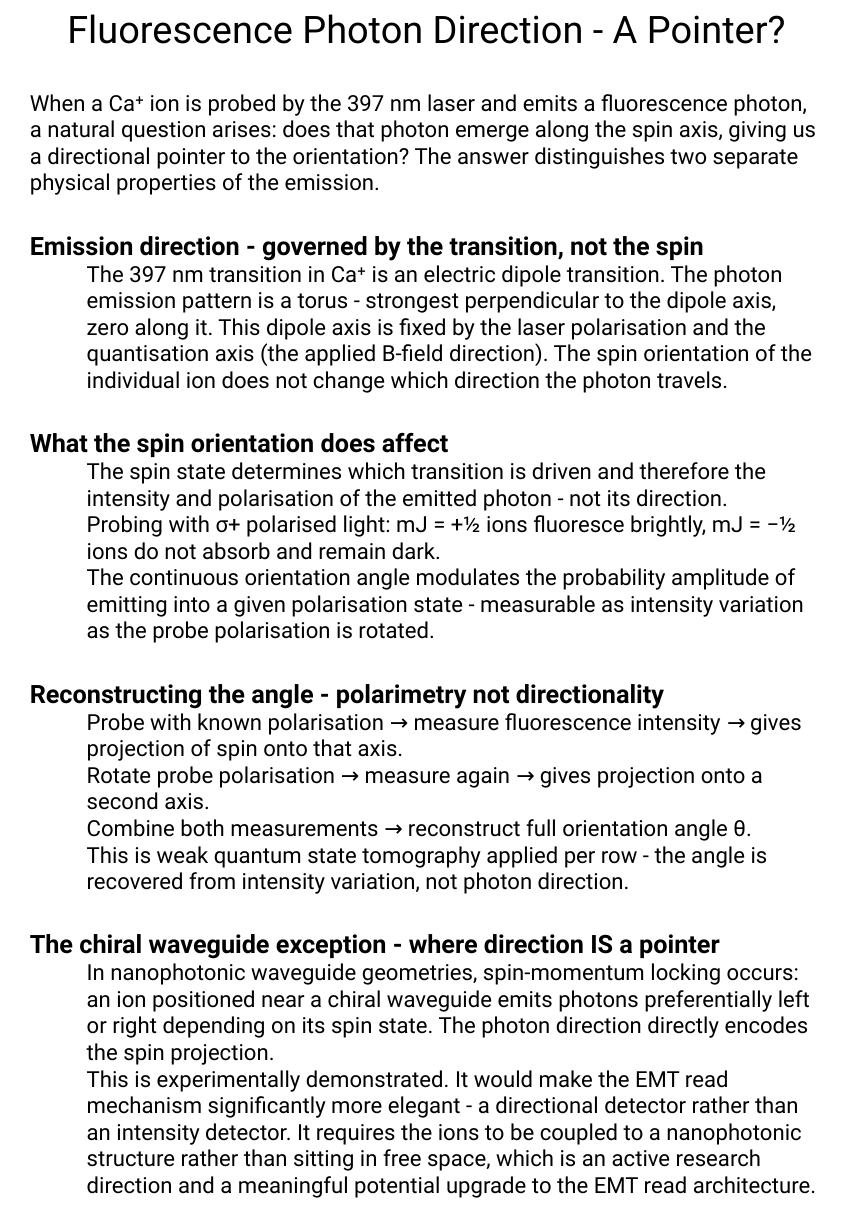
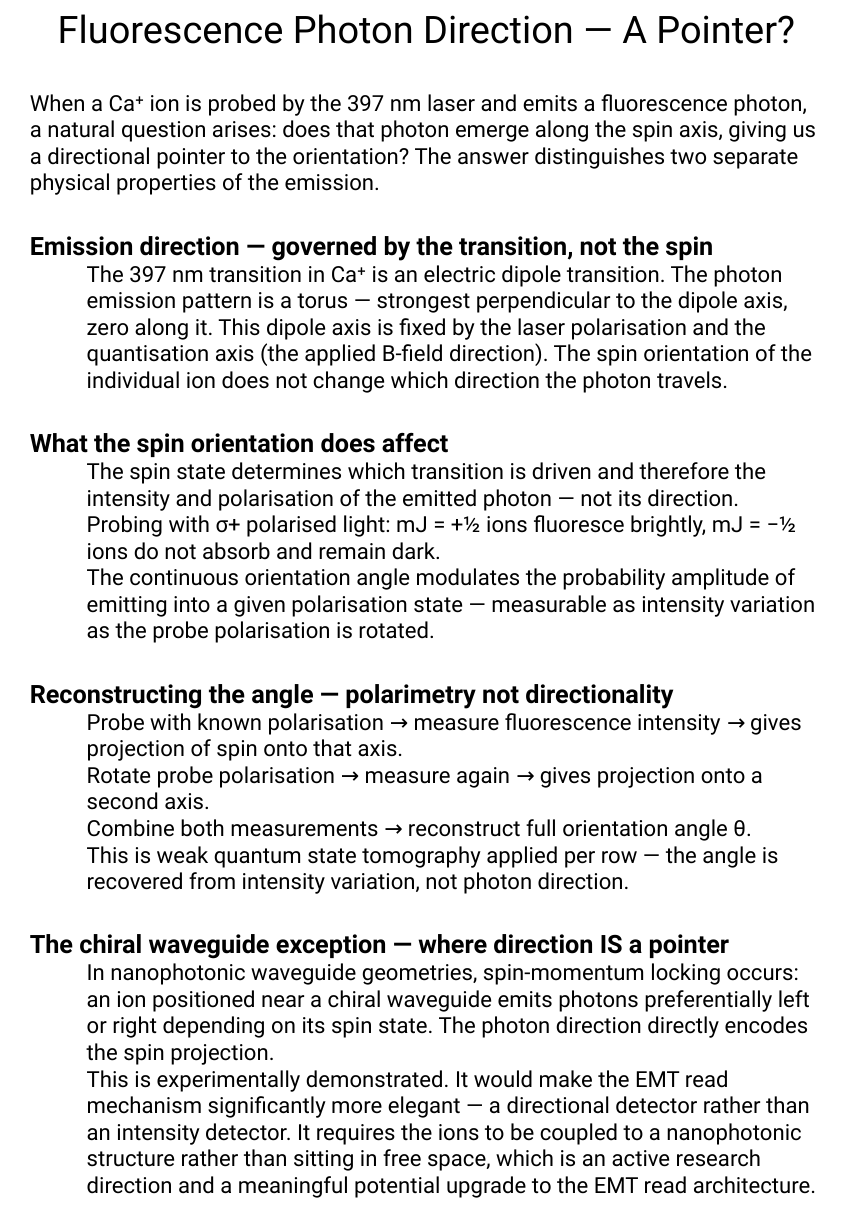
Before and after one commit to DansDesigns/EMT, a slide deck: slide 10 of revisions/QuantumEntangledMultiplexingTransceiver_Rev5.pptx. Drawn at 853x1232 pixels with LibreOffice and Linux fonts; fonts in the diff are those of the drawing. Boxes give left, top, right and bottom in pixels: in the first picture for what was removed or moved away, otherwise in the second. Text is boxed around its words. In the diff, an @@ line names an element or a change of style, - is before the commit and + after.

```diff
--- a/revisions/QuantumEntangledMultiplexingTransceiver_Rev5.pptx
+++ b/revisions/QuantumEntangledMultiplexingTransceiver_Rev5.pptx
@@ text at <box>58,14,795,44</box>: text changed @@
-Fluorescence Photon Direction - A Pointer?
+Fluorescence Photon Direction — A Pointer?
@@ text at <box>30,236,812,393</box>: text changed @@
-Emission direction - governed by the transition, not the spin
-  The 397 nm transition in Ca⁺ is an electric dipole transition. The photon emission pattern is a torus - strongest perpendicular to the dipole axis, zero along it. This dipole axis is fixed by the laser polarisation and the quantisation axis (the applied B-field direction). The spin orientation of the individual ion does not change which direction the photon travels.
+Emission direction — governed by the transition, not the spin
+  The 397 nm transition in Ca⁺ is an electric dipole transition. The photon emission pattern is a torus — strongest perpendicular to the dipole axis, zero along it. This dipole axis is fixed by the laser polarisation and the quantisation axis (the applied B-field direction). The spin orientation of the individual ion does not change which direction the photon travels.
@@ text at <box>87,462,766,511</box>: text changed @@
-  The spin state determines which transition is driven and therefore the intensity and polarisation of the emitted photon - not its direction.
+  The spin state determines which transition is driven and therefore the intensity and polarisation of the emitted photon — not its direction.
@@ text at <box>30,568,815,709</box>: text changed @@
-  The continuous orientation angle modulates the probability amplitude of emitting into a given polarisation state - measurable as intensity variation as the probe polarisation is rotated.
-Reconstructing the angle - polarimetry not directionality
+  The continuous orientation angle modulates the probability amplitude of emitting into a given polarisation state — measurable as intensity variation as the probe polarisation is rotated.
+Reconstructing the angle — polarimetry not directionality
@@ text at <box>30,846,779,959</box>: text changed @@
-  This is weak quantum state tomography applied per row - the angle is recovered from intensity variation, not photon direction.
-The chiral waveguide exception - where direction IS a pointer
+  This is weak quantum state tomography applied per row — the angle is recovered from intensity variation, not photon direction.
+The chiral waveguide exception — where direction IS a pointer
@@ text at <box>87,1070,816,1198</box>: text changed @@
-  This is experimentally demonstrated. It would make the EMT read mechanism significantly more elegant - a directional detector rather than an intensity detector. It requires the ions to be coupled to a nanophotonic structure rather than sitting in free space, which is an active research direction and a meaningful potential upgrade to the EMT read architecture.
+  This is experimentally demonstrated. It would make the EMT read mechanism significantly more elegant — a directional detector rather than an intensity detector. It requires the ions to be coupled to a nanophotonic structure rather than sitting in free space, which is an active research direction and a meaningful potential upgrade to the EMT read architecture.
```
Also in this commit, not shown: 5 other slides changed, 2 slides added, 1 slide removed, 1 other file.
